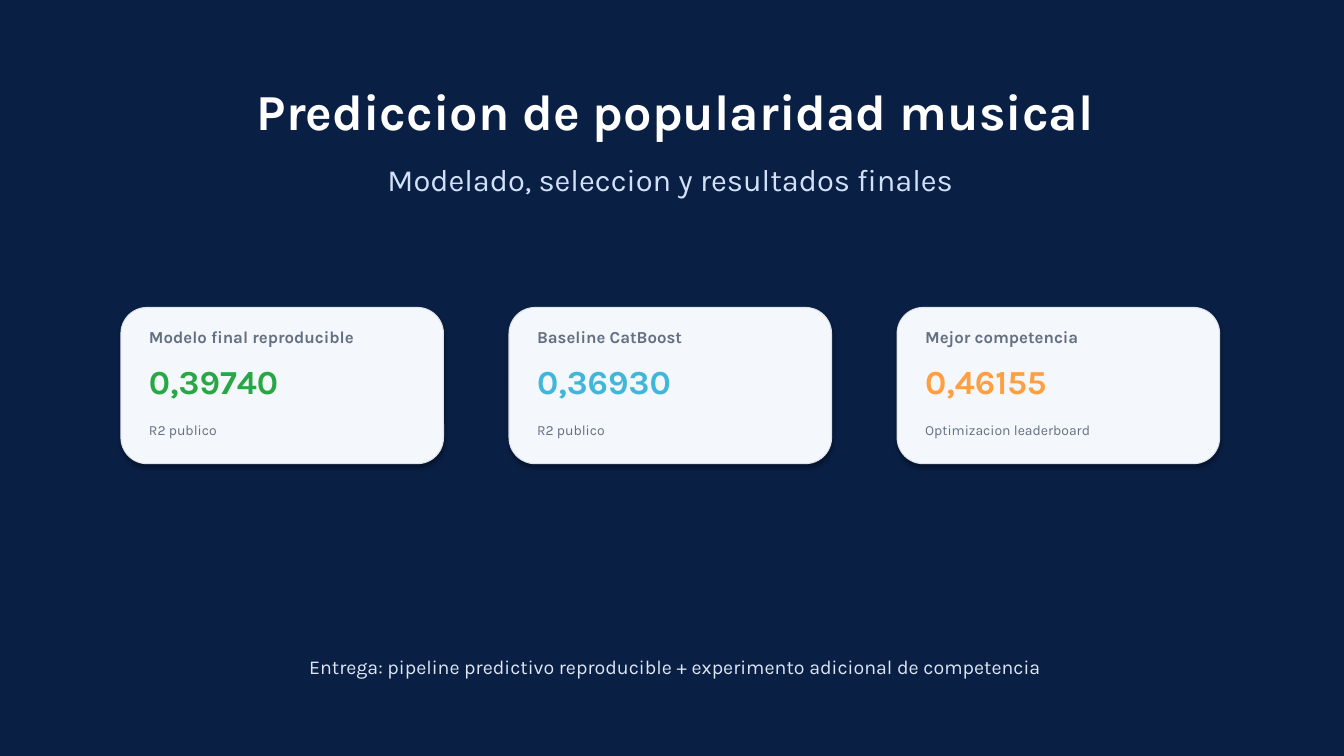
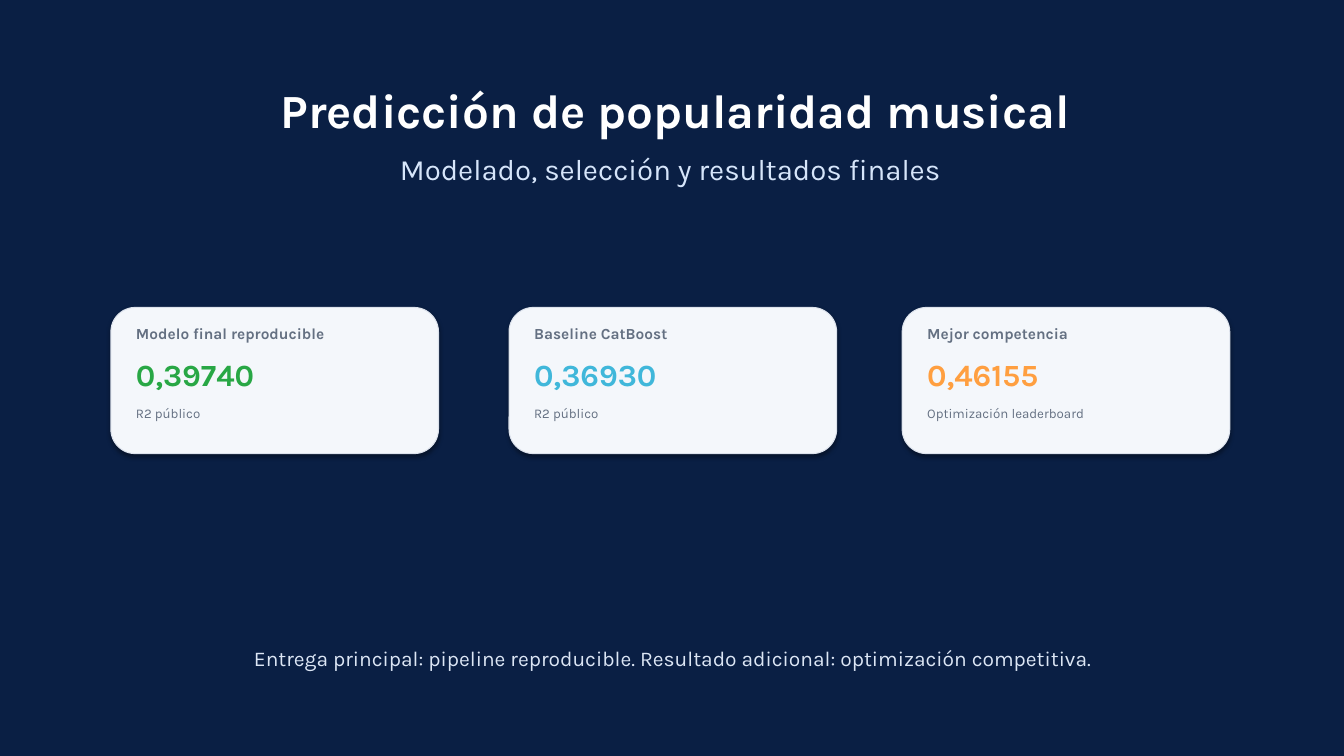
Before and after one commit to matigold22/TP3_Predictiva_Kaggle, a slide deck: slide 1 of presentacion/PRESENTACION_MODELOS_FINAL.pptx. Drawn at 1344x756 pixels with LibreOffice and Linux fonts; fonts in the diff are those of the drawing. Boxes give left, top, right and bottom in pixels: in the first picture for what was removed or moved away, otherwise in the second. Text is boxed around its words. In the diff, an @@ line names an element or a change of style, - is before the commit and + after.

Commit message:
Ajustar layout y caracteres de presentacion

```diff
--- a/presentacion/PRESENTACION_MODELOS_FINAL.pptx
+++ b/presentacion/PRESENTACION_MODELOS_FINAL.pptx
@@ text at box(280, 90, 1070, 139): text changed; size 36 to 34 pt @@
-Prediccion de popularidad musical
+Predicción de popularidad musical
@@ text at box(400, 158, 940, 187): text changed; size 22 to 21 pt; text colour #D2E1FA to #D6E5FA @@
-Modelado, seleccion y resultados finales
+Modelado, selección y resultados finales
@@ rounded rectangle: place and size @@
-rounded rectangle at box(121, 308, 444, 464)
+rounded rectangle at box(111, 308, 439, 454)
@@ text "Modelo final reproducible": place and size @@
-text "Modelo final reproducible" at box(149, 331, 353, 347)
+text "Modelo final reproducible" at box(136, 328, 324, 343)
@@ rounded rectangle: place and size @@
-rounded rectangle at box(509, 308, 832, 464)
+rounded rectangle at box(509, 308, 837, 454)
@@ rounded rectangle: place and size @@
-rounded rectangle at box(897, 308, 1220, 464)
+rounded rectangle at box(902, 308, 1230, 454)
@@ size 12 to 11 pt in 3 elements at box(534, 328, 668, 339), box(136, 328, 324, 343), box(927, 328, 1068, 343) @@
@@ text "0,39740": place and size @@
-text "0,39740" at box(149, 371, 278, 399)
+text "0,39740" at box(136, 365, 254, 390)
@@ size 24 to 22 pt in 3 elements at box(534, 365, 656, 390), box(136, 365, 254, 390), box(927, 365, 1038, 390) @@
@@ text at box(136, 408, 200, 421): text changed; size 10 to 9.5 pt @@
-R2 publico
+R2 público
@@ text at box(534, 408, 598, 421): text changed; size 10 to 9.5 pt @@
-R2 publico
+R2 público
@@ text at box(927, 408, 1084, 421): text changed; size 10 to 9.5 pt @@
-Optimizacion leaderboard
+Optimización leaderboard
@@ text at box(254, 650, 1091, 671): text changed; size 14 to 15 pt @@
-Entrega: pipeline predictivo reproducible + experimento adicional de competencia
+Entrega principal: pipeline reproducible. Resultado adicional: optimización competitiva.
```
Also in this commit, not shown: 9 other slides changed.
